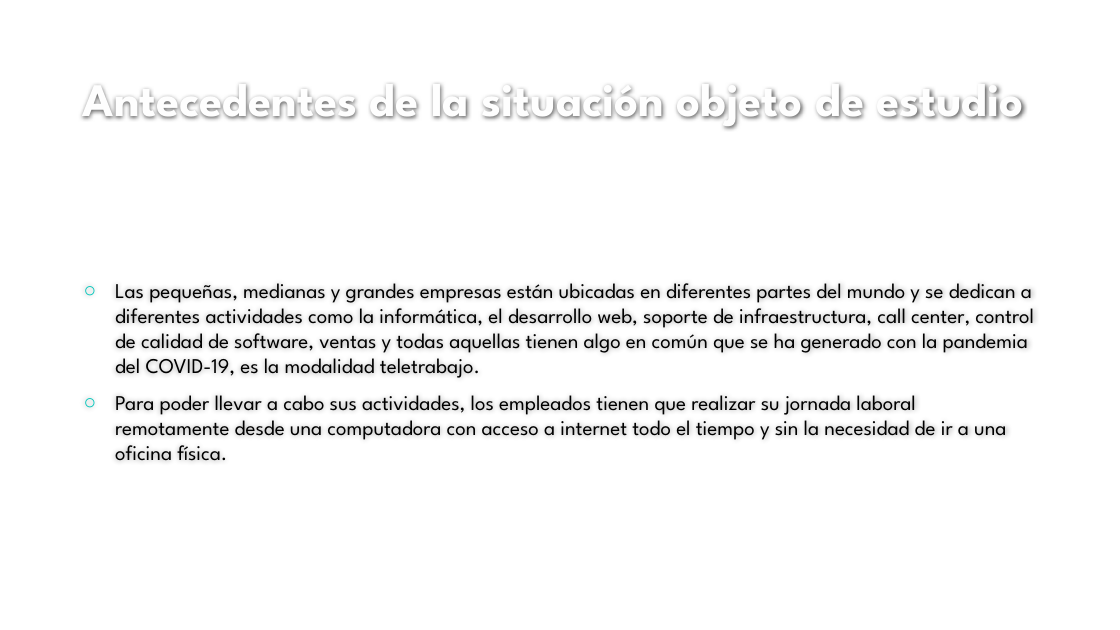
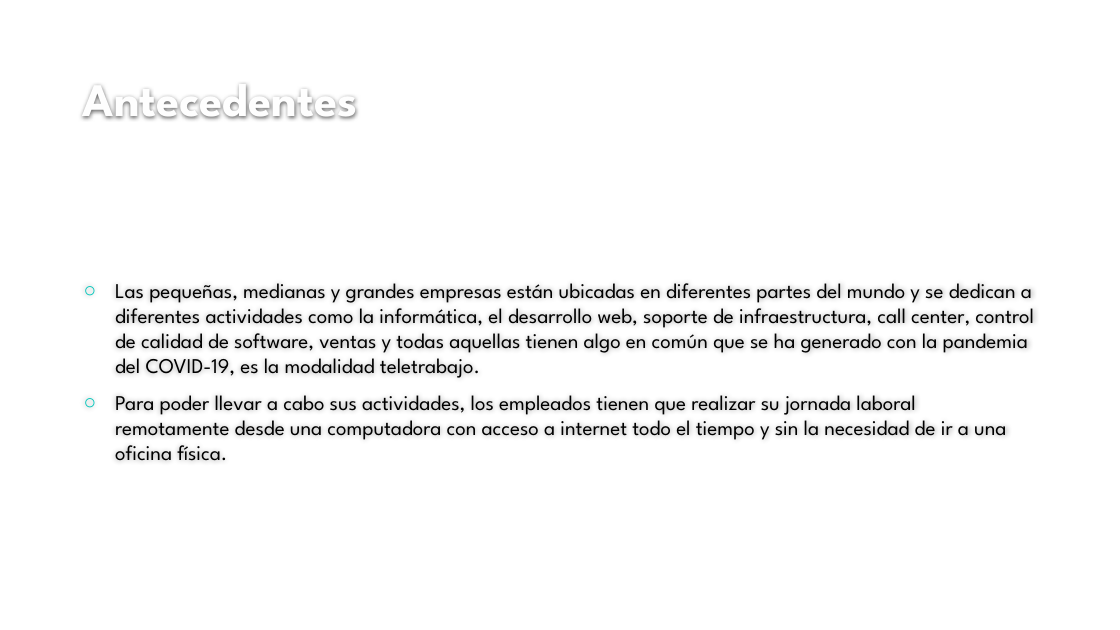
Before and after one commit to LuisBone/asistenciaEmpresarial, a slide deck: slide 2 of SISTEMA WEB DE CONTROL DE ASISTENCIA PARA PEQUEÑAS.pptx. Drawn at 1120x630 pixels with LibreOffice and Linux fonts; fonts in the diff are those of the drawing; background and template pictures are left out. Boxes give left, top, right and bottom in pixels: in the first picture for what was removed or moved away, otherwise in the second. Text is boxed around its words. In the diff, an @@ line names an element or a change of style, - is before the commit and + after.

```diff
--- a/SISTEMA WEB DE CONTROL DE ASISTENCIA PARA PEQUEÑAS.pptx
+++ b/SISTEMA WEB DE CONTROL DE ASISTENCIA PARA PEQUEÑAS.pptx
@@ title at (83, 85, 358, 119): text changed @@
-Antecedentes de la situación objeto de estudio
+Antecedentes
```
Also in this commit, not shown: 3 other slides changed.
